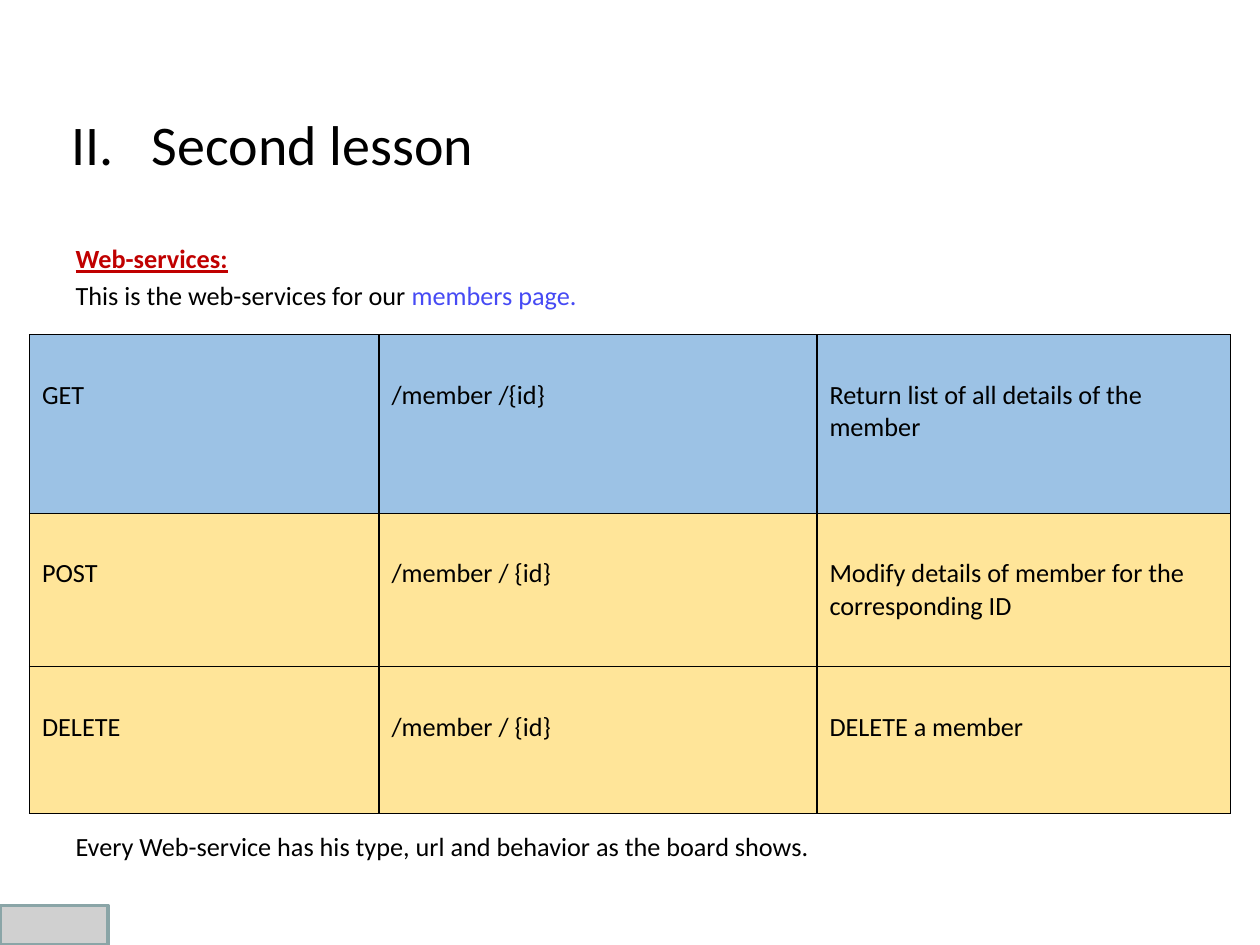
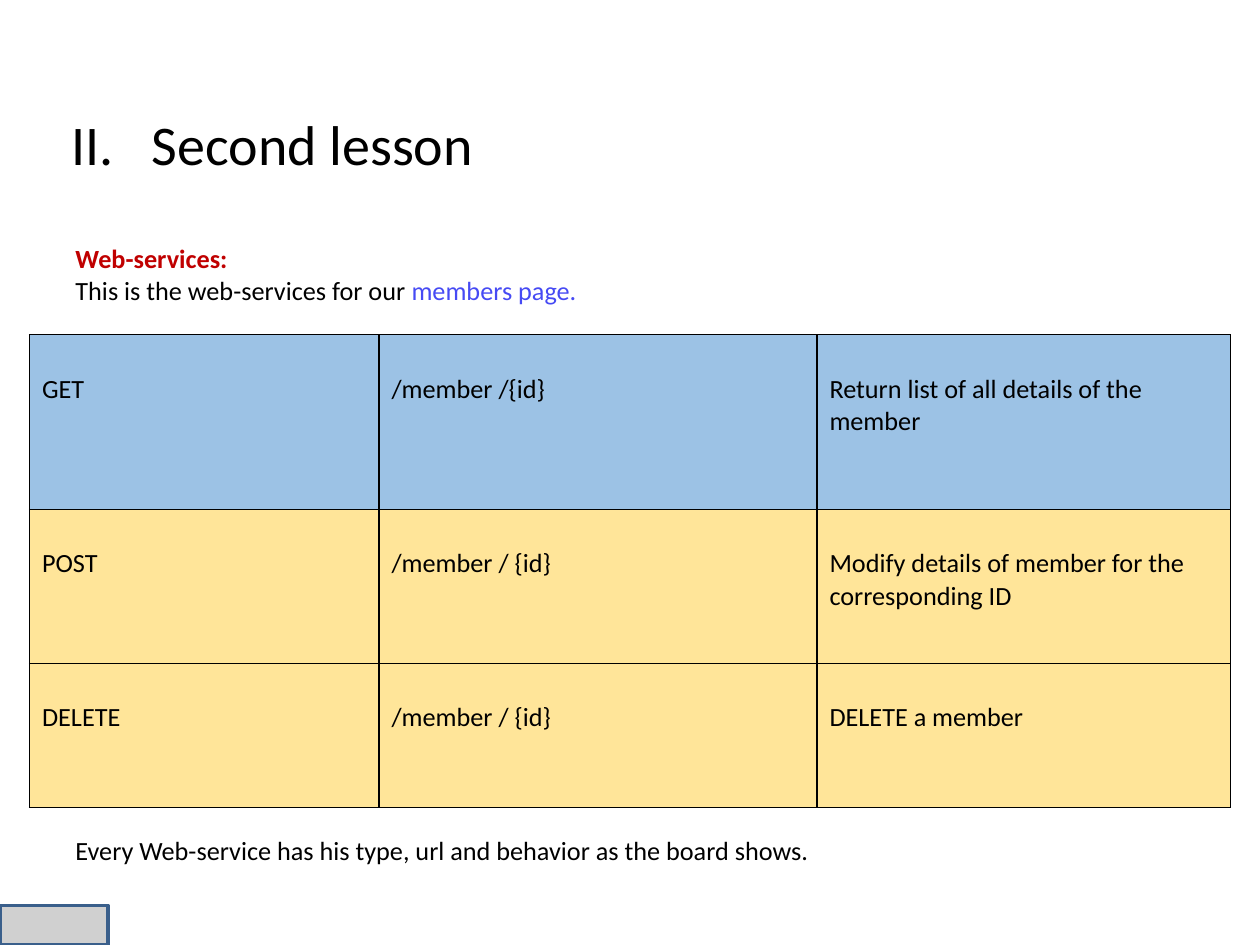
Before and after one commit to niss93/Preplane, a slide deck: slide 14 of Presentation.pptx (slide 13 before the commit). Drawn at 1260x945 pixels with LibreOffice and Linux fonts; fonts in the diff are those of the drawing; grey boxes stand for pictures; background and template pictures are left out. Boxes give left, top, right and bottom in pixels: in the first picture for what was removed or moved away, otherwise in the second. Text is boxed around its words. In the diff, an @@ line names an element or a change of style, - is before the commit and + after.

```diff
--- a/Presentation.pptx
+++ b/Presentation.pptx
@@ text "Web-services:" at box(75, 249, 808, 865): indent changed; less space between paragraphs @@
@@ table at box(29, 335, 1230, 808) @@
@@ borders changed @@
```
Also in this commit, not shown: 14 other slides changed, 1 slide added.
